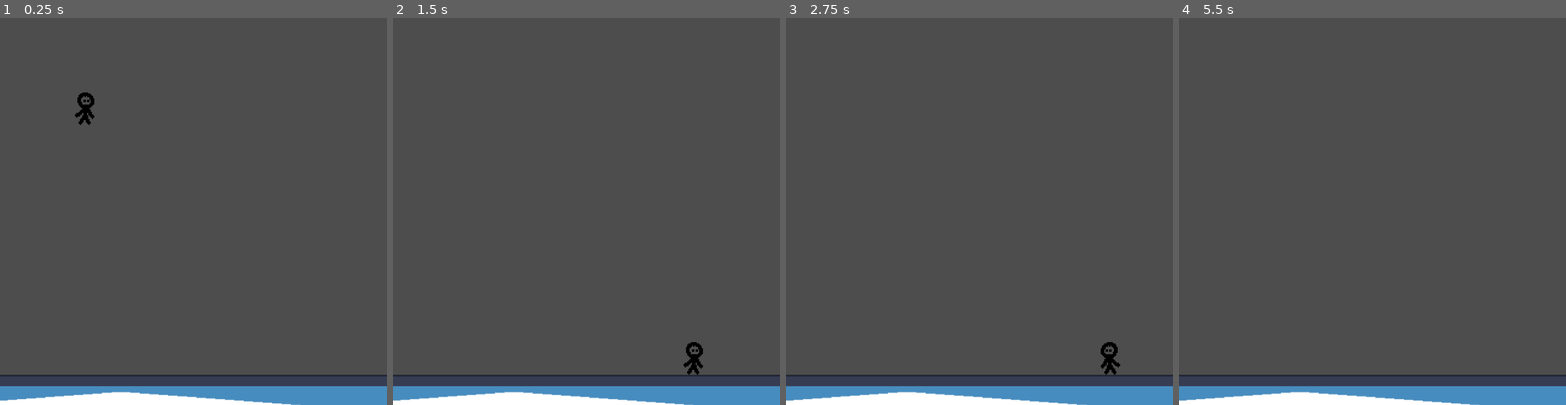
Above: before the commit, frames 1-4 (left to right).
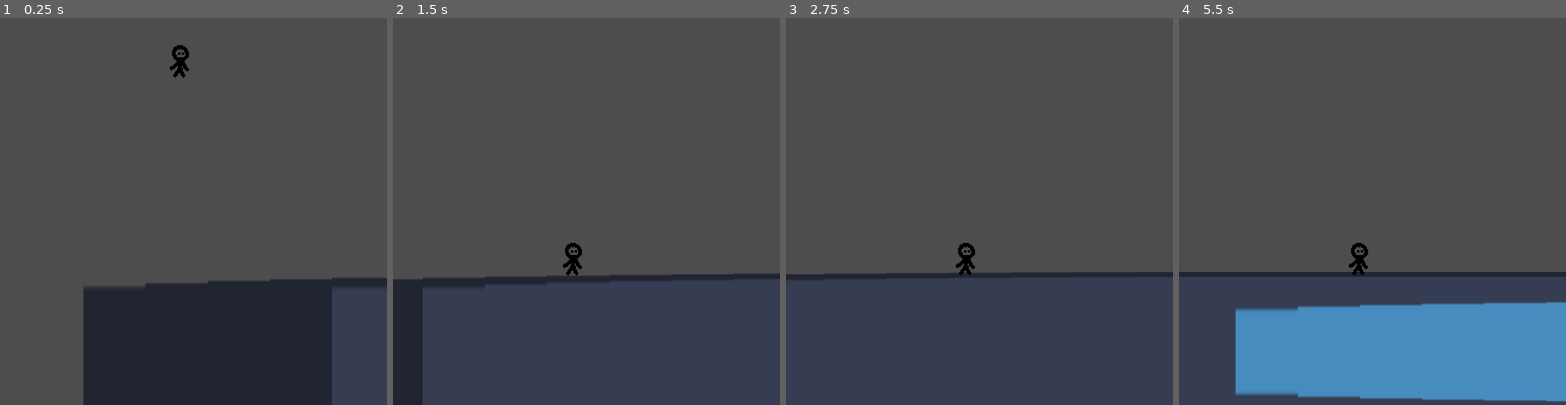
Above: after the commit, the same moments.

Repository: tanmayrajk/kinda-like-linerider-ig
Game: Godot game, scene res://scenes/main.tscn
Same seed, same stepped clock (60 frames per second), same inputs: the game is played once before the commit and once after it. The engine's default icon, where the game draws it, is replaced by a stand-in: a white triangle on a blue panel in a dark square.
Inputs (mouse positions are in pixels of both pictures, inside the frame that each line leads up to):
- Up to frame 1 (0.25 s): no input
- Up to frame 2 (1.5 s): tap Enter at 0.5 s; move the mouse to (671, 192) at 0.52 s; hold D (move_right) from 0.53 s (still down); tap Alt at 0.6 s; click (671, 192) at 0.67 s; tap Space (jump) at 0.77 s; move the mouse to (509, 230) at 1.27 s; tap Shift at 1.35 s
- Up to frame 3 (2.75 s): tap Space (jump) at 1.52 s; move the mouse to (1018, 126) at 2.02 s; release D (move_right) at 2.03 s; hold A (move_left) from 2.03 s (still down); tap Alt at 2.1 s
- Up to frame 4 (5.5 s): move the mouse to (1353, 288) at 2.77 s; release A (move_left) at 2.78 s; hold D (move_right) 2.78-4.28 s; tap Shift at 2.85, 4.35 s; click (1353, 288) at 2.92 s; tap Space (jump) at 3.02, 3.77, 4.52 s; move the mouse to (1488, 269) at 3.52 s; tap Alt at 3.6, 5.1 s; move the mouse to (1256, 153) at 4.27 s; hold A (move_left) 4.28-5.03 s; move the mouse to (1391, 211) at 5.02 s; hold D (move_right) from 5.03 s (still down); click (1391, 211) at 5.17 s

The runs differ from the first frame. In frame 1, 23% of the frame differs, in the area x 0-100%, y 7-100%; in frame 2, 9.8%; in frame 3, 7.3%; in frame 4, 22%.

Commit message:
addded atuom moving window with camera script and attache player moving with window

Diff:
--- a/project.godot
+++ b/project.godot
@@ -12,7 +12,7 @@
 
 config/name="pass it up"
 run/main_scene="uid://cgvewubii4ca1"
-config/features=PackedStringArray("4.7", "Forward Plus")
+config/features=PackedStringArray("4.5", "Forward Plus")
 config/icon="res://icon.svg"
 
 [display]
--- /dev/null
+++ b/scenes/camera_2d.gd
@@ -0,0 +1,6 @@
+extends Camera2D
+const SPD = 200.0
+var run = true
+func _process(delta):
+	if run:
+		position.x += SPD*delta
--- a/scenes/main.tscn
+++ b/scenes/main.tscn
@@ -1,25 +1,29 @@
-[gd_scene format=3 uid="uid://cgvewubii4ca1"]
+[gd_scene load_steps=5 format=3 uid="uid://cgvewubii4ca1"]
 
 [ext_resource type="Texture2D" uid="uid://cairll5r8ant4" path="res://icon.svg" id="1_o5qli"]
 [ext_resource type="PackedScene" uid="uid://dksjy6yduj422" path="res://scenes/player.tscn" id="2_0wfyh"]
+[ext_resource type="Script" uid="uid://mplpc4lobgbt" path="res://scenes/camera_2d.gd" id="3_sugp2"]
 
 [sub_resource type="RectangleShape2D" id="RectangleShape2D_35tmg"]
-size = Vector2(1000, 50)
+size = Vector2(7035, 93)
 
-[node name="main" type="Node2D" unique_id=1082448277]
+[node name="main" type="Node2D"]
 
-[node name="ground" type="StaticBody2D" parent="." unique_id=1393072704]
+[node name="ground" type="StaticBody2D" parent="."]
 position = Vector2(100, 320)
 
-[node name="Sprite2D" type="Sprite2D" parent="ground" unique_id=1784782983]
-position = Vector2(1.3589859e-05, 1.3828278e-05)
-scale = Vector2(7.8125, 0.3906247)
+[node name="Sprite2D" type="Sprite2D" parent="ground"]
+position = Vector2(3218, -6.999986)
+scale = Vector2(51.390625, 1)
 texture = ExtResource("1_o5qli")
-metadata/_edit_lock_ = true
 
-[node name="CollisionShape2D" type="CollisionShape2D" parent="ground" unique_id=1077189958]
+[node name="CollisionShape2D" type="CollisionShape2D" parent="ground"]
+position = Vector2(3017.5, -21.5)
 shape = SubResource("RectangleShape2D_35tmg")
-metadata/_edit_lock_ = true
 
-[node name="player" parent="." unique_id=291602364 instance=ExtResource("2_0wfyh")]
+[node name="player" parent="." instance=ExtResource("2_0wfyh")]
 position = Vector2(70, 44)
+
+[node name="Camera2D" type="Camera2D" parent="."]
+position = Vector2(70, 199)
+script = ExtResource("3_sugp2")
--- a/scripts/player.gd
+++ b/scripts/player.gd
@@ -16,7 +16,7 @@
 	if Input.is_action_just_released("jump") and velocity.y < 0:
 		velocity.y *= JUMP_CUT
 
-	var direction := Input.get_axis("move_left", "move_right")
+	var direction := 1.0
 	if direction:
 		velocity.x = move_toward(velocity.x, direction * SPEED, ACCELERATION * delta)
 	else:
Not shown, added: scenes/camera_2d.gd.uid
